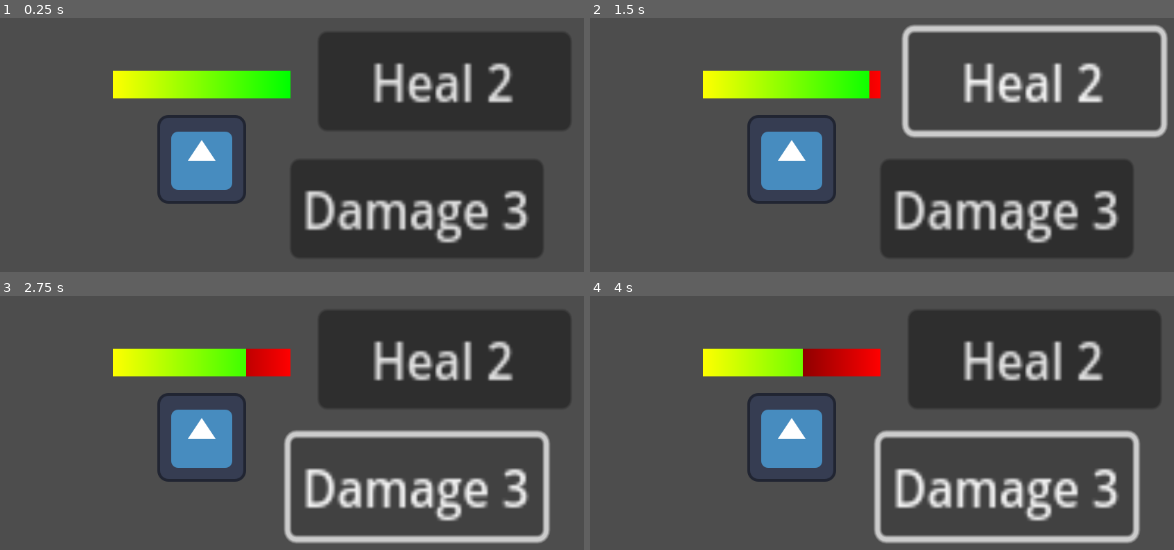
Above: before the commit, frames 1-4 (two rows, left to right).
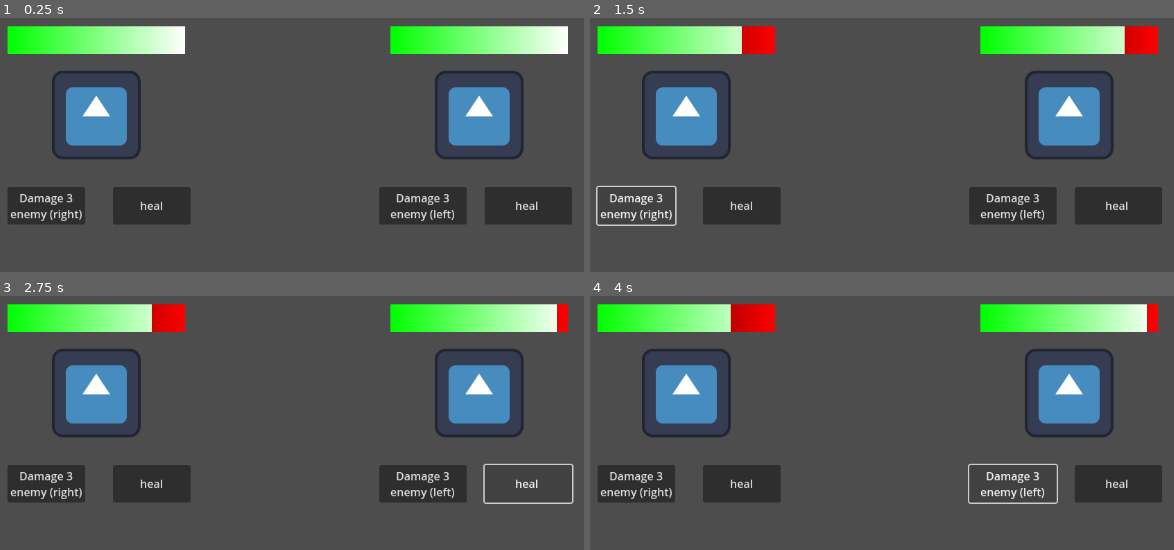
Above: after the commit, the same moments.

Repository: t0m45DEV/skidaddle-skidoodle
Game: Godot game, scene res://Scenes/main.tscn
Two runs of this game, one before a commit and one after it. Both use one fixed random seed, a clock stepped at 60 frames per second and the inputs below. The engine's default icon, where the game draws it, is replaced by a stand-in: a white triangle on a blue panel in a dark square.
Inputs (mouse positions are in pixels of both pictures, inside the frame that each line leads up to):
- Up to frame 1 (0.25 s): no input
- Up to frame 2 (1.5 s): click "Damage 3" (after the commit: "Damage 3 enemy (left)") at 0.5 s; click "Heal 2" (after the commit: "Damage 3 enemy (right)") at 1.25 s
- Up to frame 3 (2.75 s): click (525, 483) at 2 s, where only the run after the commit has a clickable "heal"
- Up to frame 4 (4 s): click (741, 483) at 2.75 s, where only the run after the commit has a clickable "heal"; click "Damage 3" (after the commit: "Damage 3 enemy (left)") at 3.5 s

The runs differ from the first frame. In frame 1, 48% of the frame differs, in the area x 1-98%, y 3-95%; in frame 2, 40%; in frame 3, 41%; in frame 4, 41%.

Commit message:
combat scene basic, created FighterSprite2D

Diff:
--- a/project/doodler/Scenes/button.gd
+++ /dev/null
@@ -1,6 +0,0 @@
-extends Button
-
-@export var damageToDo : int = 0
-
-func _on_pressed() -> void:
-	$"../EnemySprite2D".damage(damageToDo)
--- /dev/null
+++ b/project/doodler/Scenes/button_3.gd
@@ -0,0 +1,7 @@
+extends Button
+
+@export var target : FighterSprite2D
+@export var heal_amt : int
+
+func _on_pressed() -> void:
+	$"../EnemySprite2D".heal(target, 2)
--- /dev/null
+++ b/project/doodler/Scenes/combat_scene.gd
@@ -0,0 +1 @@
+extends Node2D
--- /dev/null
+++ b/project/doodler/Scenes/combat_scene.tscn
@@ -0,0 +1,47 @@
+[gd_scene load_steps=3 format=3 uid="uid://tlxb34dbh2lr"]
+
+[ext_resource type="PackedScene" uid="uid://dujo0b6y7kel3" path="res://Scenes/player_sprite_2D.tscn" id="1_kv618"]
+[ext_resource type="Script" uid="uid://blw514ddog20o" path="res://Scenes/combat_scene.gd" id="1_qumoa"]
+
+[node name="CombatScene" type="Node2D"]
+script = ExtResource("1_qumoa")
+
+[node name="PlayerSprite2D" parent="." instance=ExtResource("1_kv618")]
+position = Vector2(320, 320)
+
+[node name="Node2D" type="Node2D" parent="."]
+
+[node name="Control" type="Control" parent="Node2D"]
+custom_minimum_size = Vector2(1152, 648)
+layout_mode = 3
+anchors_preset = 15
+anchor_right = 1.0
+anchor_bottom = 1.0
+offset_right = 1152.0
+offset_bottom = 648.0
+grow_horizontal = 2
+grow_vertical = 2
+
+[node name="MarginContainer" type="MarginContainer" parent="Node2D/Control"]
+layout_mode = 1
+anchors_preset = 12
+anchor_top = 1.0
+anchor_right = 1.0
+anchor_bottom = 1.0
+offset_top = -31.0
+grow_horizontal = 2
+grow_vertical = 0
+theme_override_constants/margin_left = 10
+theme_override_constants/margin_right = 10
+theme_override_constants/margin_bottom = 10
+
+[node name="HBoxContainer" type="HBoxContainer" parent="Node2D/Control/MarginContainer"]
+custom_minimum_size = Vector2(0, 150)
+layout_mode = 2
+alignment = 1
+
+[node name="Button" type="Button" parent="Node2D/Control/MarginContainer/HBoxContainer"]
+layout_mode = 2
+size_flags_horizontal = 3
+theme_override_font_sizes/font_size = 30
+text = "HOLAAAA"
--- a/project/doodler/Scenes/enemy_sprite_2D.gd
+++ b/project/doodler/Scenes/enemy_sprite_2D.gd
@@ -1,20 +1,2 @@
-extends Sprite2D
+extends FighterSprite2D
 class_name EnemySprite2D
-
-@export var maxHP : int = 16
-@export var HP : int
-
-@onready var HP_bar : TextureProgressBar = $Control/TextureProgressBar
-
-func _ready() -> void:
-	HP = maxHP
-
-	HP_bar.max_value = maxHP
-	update_HP_bar()
-
-func damage(dmg : int):
-	HP = min(max(0, HP-dmg), maxHP)
-	update_HP_bar()
-
-func update_HP_bar() -> void:
-	HP_bar.value = HP
--- /dev/null
+++ b/project/doodler/Scenes/fighter_sprite_2D.gd
@@ -0,0 +1,27 @@
+extends Sprite2D
+class_name  FighterSprite2D
+
+@export var maxHP : int = 16
+@export var HP : int
+@export var strength : int = 3
+
+@onready var HP_bar : TextureProgressBar = $Control/TextureProgressBar
+
+func _ready() -> void:
+	HP = maxHP
+
+	HP_bar.max_value = maxHP
+	update_HP_bar()
+
+func damage(dmg : int):
+	HP = min(max(0, HP-dmg), maxHP)
+	update_HP_bar()
+
+func attack(target : FighterSprite2D) -> void:
+	target.damage(strength)
+
+func heal(target : FighterSprite2D, heal_amt) -> void:
+	target.damage(-heal_amt)
+
+func update_HP_bar() -> void:
+	HP_bar.value = HP
--- a/project/doodler/Scenes/enemy_sprite_2d.tscn
+++ b/project/doodler/Scenes/fighter_sprite_2D.tscn
@@ -1,7 +1,7 @@
 [gd_scene load_steps=7 format=3 uid="uid://epkl0lbi5eky"]
 
 [ext_resource type="Texture2D" uid="uid://boxnbyynk4154" path="res://icon.svg" id="1_jlxxf"]
-[ext_resource type="Script" uid="uid://wrukn77b1trf" path="res://Scenes/enemy_sprite_2D.gd" id="2_g655o"]
+[ext_resource type="Script" uid="uid://dleu3s54p0oo6" path="res://Scenes/fighter_sprite_2D.gd" id="2_5r44q"]
 
 [sub_resource type="Gradient" id="Gradient_jlxxf"]
 colors = PackedColorArray(0, 0, 0, 1, 1, 0, 0, 1)
@@ -10,14 +10,14 @@
 gradient = SubResource("Gradient_jlxxf")
 
 [sub_resource type="Gradient" id="Gradient_ws2tf"]
-colors = PackedColorArray(1, 1, 0, 1, 0, 1, 0, 1)
+colors = PackedColorArray(0, 1, 0, 1, 1, 1, 1, 1)
 
 [sub_resource type="GradientTexture1D" id="GradientTexture1D_2kgvx"]
 gradient = SubResource("Gradient_ws2tf")
 
-[node name="EnemySprite2D" type="Sprite2D"]
+[node name="FighterSprite2D" type="Sprite2D"]
 texture = ExtResource("1_jlxxf")
-script = ExtResource("2_g655o")
+script = ExtResource("2_5r44q")
 
 [node name="Control" type="Control" parent="."]
 layout_mode = 3
--- a/project/doodler/Scenes/main.tscn
+++ b/project/doodler/Scenes/main.tscn
@@ -1,32 +1,59 @@
-[gd_scene load_steps=3 format=3 uid="uid://bejayr1spl6l6"]
+[gd_scene load_steps=4 format=3 uid="uid://bejayr1spl6l6"]
 
-[ext_resource type="PackedScene" uid="uid://epkl0lbi5eky" path="res://Scenes/enemy_sprite_2d.tscn" id="1_jjgbg"]
-[ext_resource type="Script" uid="uid://81h8fo6l104h" path="res://Scenes/button.gd" id="2_bo1nx"]
+[ext_resource type="PackedScene" uid="uid://epkl0lbi5eky" path="res://Scenes/fighter_sprite_2D.tscn" id="1_jjgbg"]
+[ext_resource type="Script" uid="uid://81h8fo6l104h" path="res://Temp/button.gd" id="2_bo1nx"]
+[ext_resource type="Script" uid="uid://c1bqs4faw537d" path="res://Scenes/button_3.gd" id="3_8gbba"]
 
 [node name="Main" type="Node2D"]
 
 [node name="EnemySprite2D" parent="." instance=ExtResource("1_jjgbg")]
-position = Vector2(448, 256)
+position = Vector2(848, 192)
 
-[node name="Button" type="Button" parent="."]
-offset_left = 576.0
-offset_top = 256.0
-offset_right = 662.0
-offset_bottom = 287.0
-scale = Vector2(4.24, 4.6)
-text = "Damage 3"
+[node name="EnemySprite2D2" parent="." instance=ExtResource("1_jjgbg")]
+position = Vector2(296, 192)
+
+[node name="Button" type="Button" parent="." node_paths=PackedStringArray("target")]
+offset_left = 704.0
+offset_top = 296.0
+offset_right = 830.0
+offset_bottom = 350.0
+text = "Damage 3
+enemy (left)"
 script = ExtResource("2_bo1nx")
-damageToDo = 3
+target = NodePath("../EnemySprite2D2")
 
-[node name="Button2" type="Button" parent="."]
-offset_left = 616.00006
-offset_top = 72.0
-offset_right = 702.00006
-offset_bottom = 103.0
-scale = Vector2(4.24, 4.6)
-text = "Heal 2"
+[node name="Button2" type="Button" parent="." node_paths=PackedStringArray("target")]
+offset_left = 168.0
+offset_top = 296.0
+offset_right = 280.0
+offset_bottom = 350.0
+text = "Damage 3
+enemy (right)"
 script = ExtResource("2_bo1nx")
-damageToDo = -2
+target = NodePath("../EnemySprite2D")
+
+[node name="Button3" type="Button" parent="." node_paths=PackedStringArray("target")]
+offset_left = 856.0
+offset_top = 296.0
+offset_right = 982.0
+offset_bottom = 350.0
+text = "heal "
+script = ExtResource("3_8gbba")
+target = NodePath("../EnemySprite2D")
+heal_amt = 2
+
+[node name="Button4" type="Button" parent="." node_paths=PackedStringArray("target")]
+offset_left = 320.0
+offset_top = 296.0
+offset_right = 432.0
+offset_bottom = 350.0
+text = "heal
+"
+script = ExtResource("3_8gbba")
+target = NodePath("../EnemySprite2D2")
+heal_amt = 2
 
 [connection signal="pressed" from="Button" to="Button" method="_on_pressed"]
 [connection signal="pressed" from="Button2" to="Button2" method="_on_pressed"]
+[connection signal="pressed" from="Button3" to="Button3" method="_on_pressed"]
+[connection signal="pressed" from="Button4" to="Button4" method="_on_pressed"]
--- /dev/null
+++ b/project/doodler/Scenes/player_sprite_2D.gd
@@ -0,0 +1,2 @@
+extends FighterSprite2D
+class_name PlayerSprite2D
--- /dev/null
+++ b/project/doodler/Scenes/player_sprite_2D.tscn
@@ -0,0 +1,8 @@
+[gd_scene load_steps=3 format=3 uid="uid://dujo0b6y7kel3"]
+
+[ext_resource type="PackedScene" uid="uid://epkl0lbi5eky" path="res://Scenes/fighter_sprite_2D.tscn" id="1_kwlc3"]
+[ext_resource type="Script" uid="uid://bcjb1rtewlykw" path="res://Scenes/player_sprite_2D.gd" id="2_ccsc7"]
+
+[node name="PlayerSprite2D" instance=ExtResource("1_kwlc3")]
+self_modulate = Color(0, 1, 1, 1)
+script = ExtResource("2_ccsc7")
--- /dev/null
+++ b/project/doodler/Temp/button.gd
@@ -0,0 +1,6 @@
+extends Button
+
+@export var target : FighterSprite2D
+
+func _on_pressed() -> void:
+	$"../EnemySprite2D".attack(target)
--- a/project/doodler/project.godot
+++ b/project/doodler/project.godot
@@ -14,3 +14,10 @@
 run/main_scene="uid://bejayr1spl6l6"
 config/features=PackedStringArray("4.5", "Forward Plus")
 config/icon="res://icon.svg"
+
+[file_customization]
+
+folder_colors={
+"res://Scenes/": "blue",
+"res://Temp/": "yellow"
+}
Not shown, added: project/doodler/Scenes/button_3.gd.uid
Not shown, added: project/doodler/Scenes/combat_scene.gd.uid
Not shown, added: project/doodler/Scenes/fighter_sprite_2D.gd.uid
Not shown, added: project/doodler/Scenes/player_sprite_2D.gd.uid
Renamed: project/doodler/Scenes/button.gd.uid -> project/doodler/Temp/button.gd.uid
